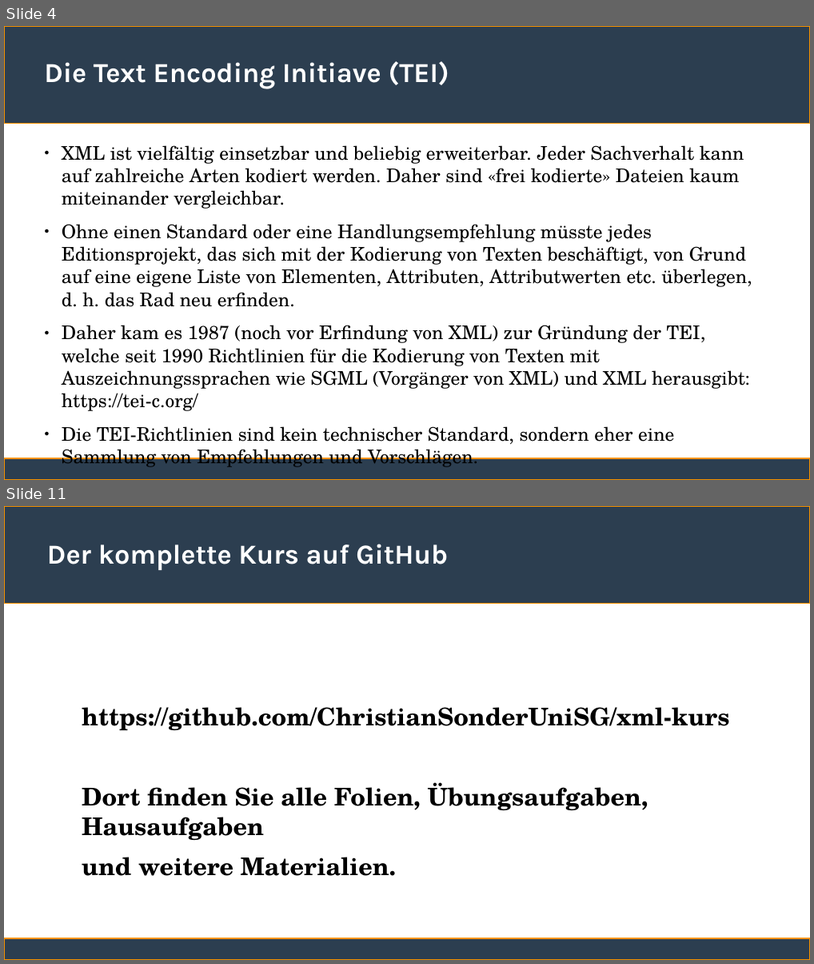
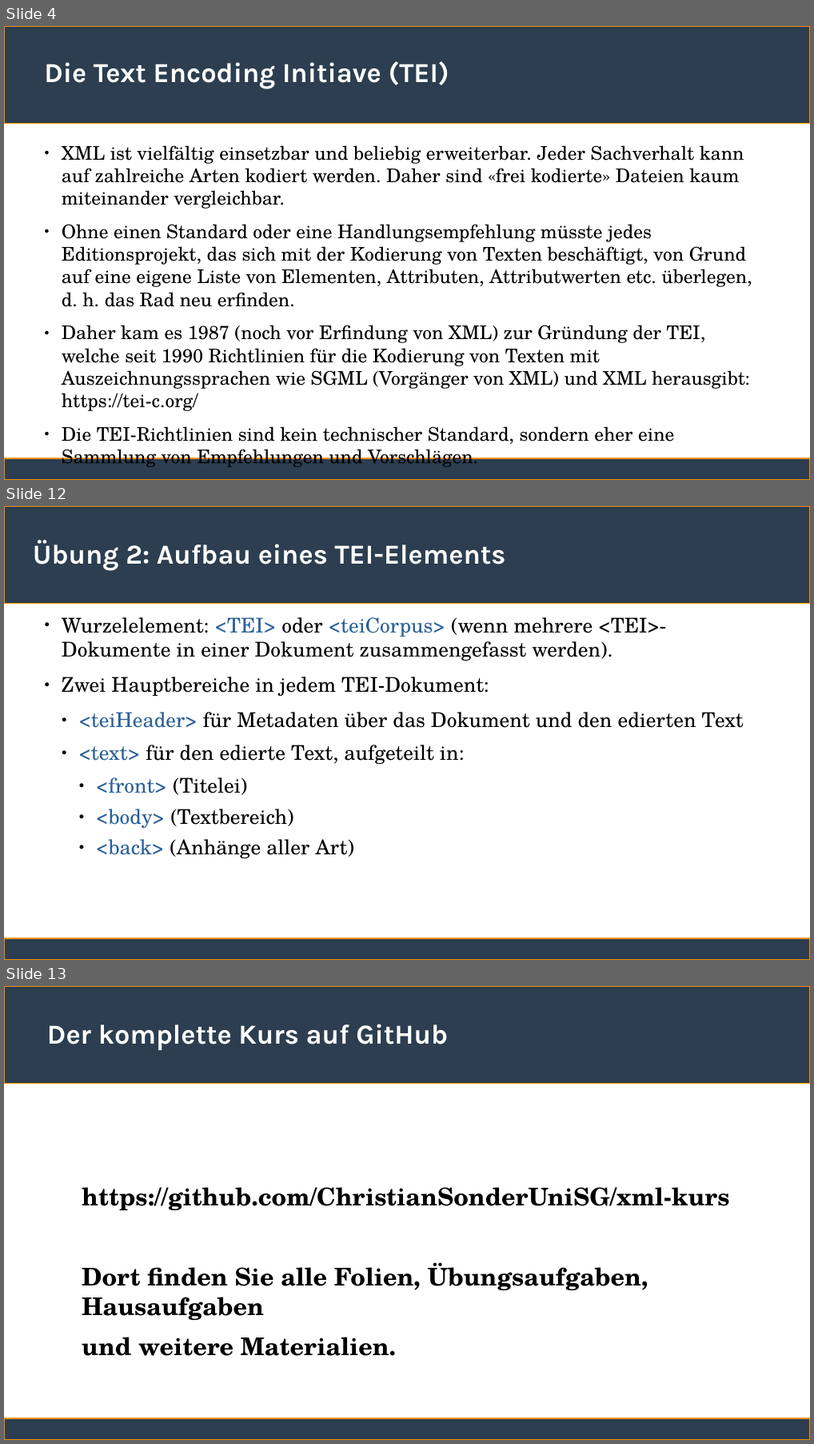
Before and after one commit to ChristianSonderUniSG/xml-kurs, a slide deck: sitzung_3/sitzung_3.odp. Shown one above the other, each under a label of ours: slides 4 and 11 before the commit, slides 4, 12 and 13 after it; the slides between them are not shown. The pictures are 814x964 and 814x1444 pixels, drawn with LibreOffice and Linux fonts; fonts in the diff are those of the drawing. Boxes give left, top, right and bottom in pixels: in the first picture for what was removed or moved away, otherwise in the second. Text is boxed around its words. In the diff, an @@ line names an element or a change of style, - is before the commit and + after.

```diff
--- a/sitzung_3/sitzung_3.odp
+++ b/sitzung_3/sitzung_3.odp
@@ slide 12 added at <box>4,506,810,960</box>, background #FFFFFF; not listed: 2 template elements that a slide beside it also shows @@
@@ title added at <box>33,540,506,571</box>, 27 pt, text #FFFFFF, bold @@
+Übung 2: Aufbau eines TEI-Elements
@@ text added at <box>62,617,744,858</box>, 20 pt, text #000000 @@
+● Wurzelelement: <TEI> oder <teiCorpus> (wenn mehrere <TEI>-Dokumente in einer Dokument zusammengefasst werden).
+● Zwei Hauptbereiche in jedem TEI-Dokument:
+  ● <teiHeader> für Metadaten über das Dokument und den edierten Text
+  ● <text> für den edierte Text, aufgeteilt in:
+    ● <front> (Titelei)
+    ● <body> (Textbereich)
+    ● <back> (Anhänge aller Art)
@@ what was slide 11 is now slide 13 @@
```
Also in this commit, not shown: 5 slides changed, 2 other slides added, 1 slide removed, 1 other file.
